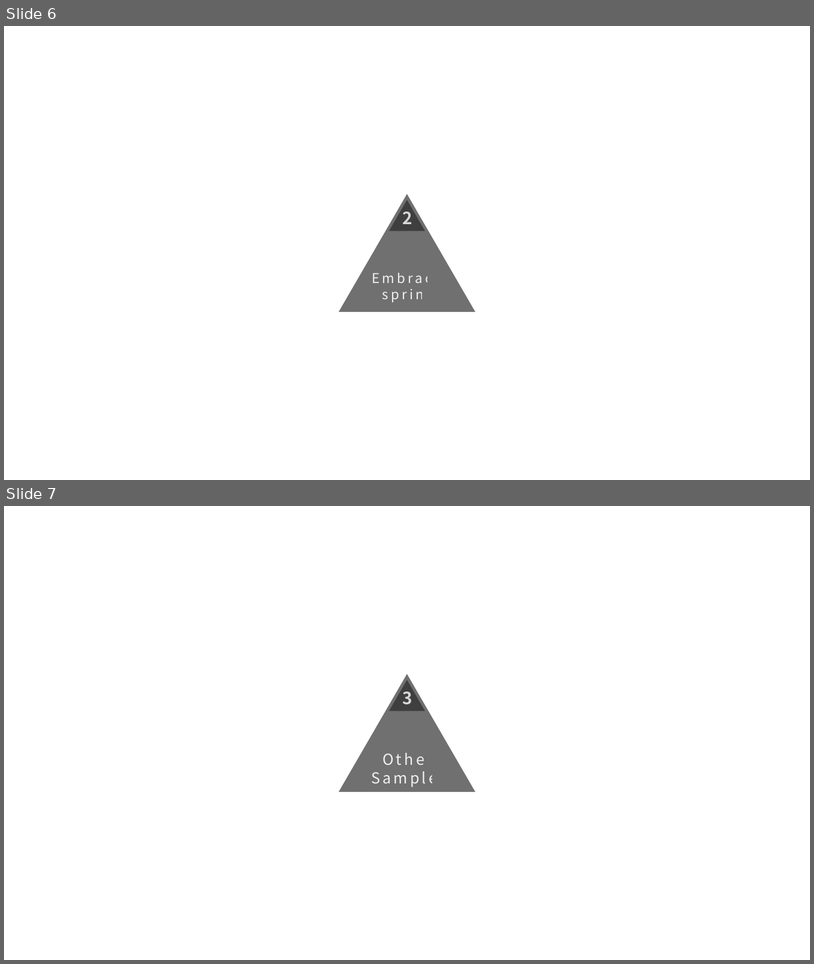
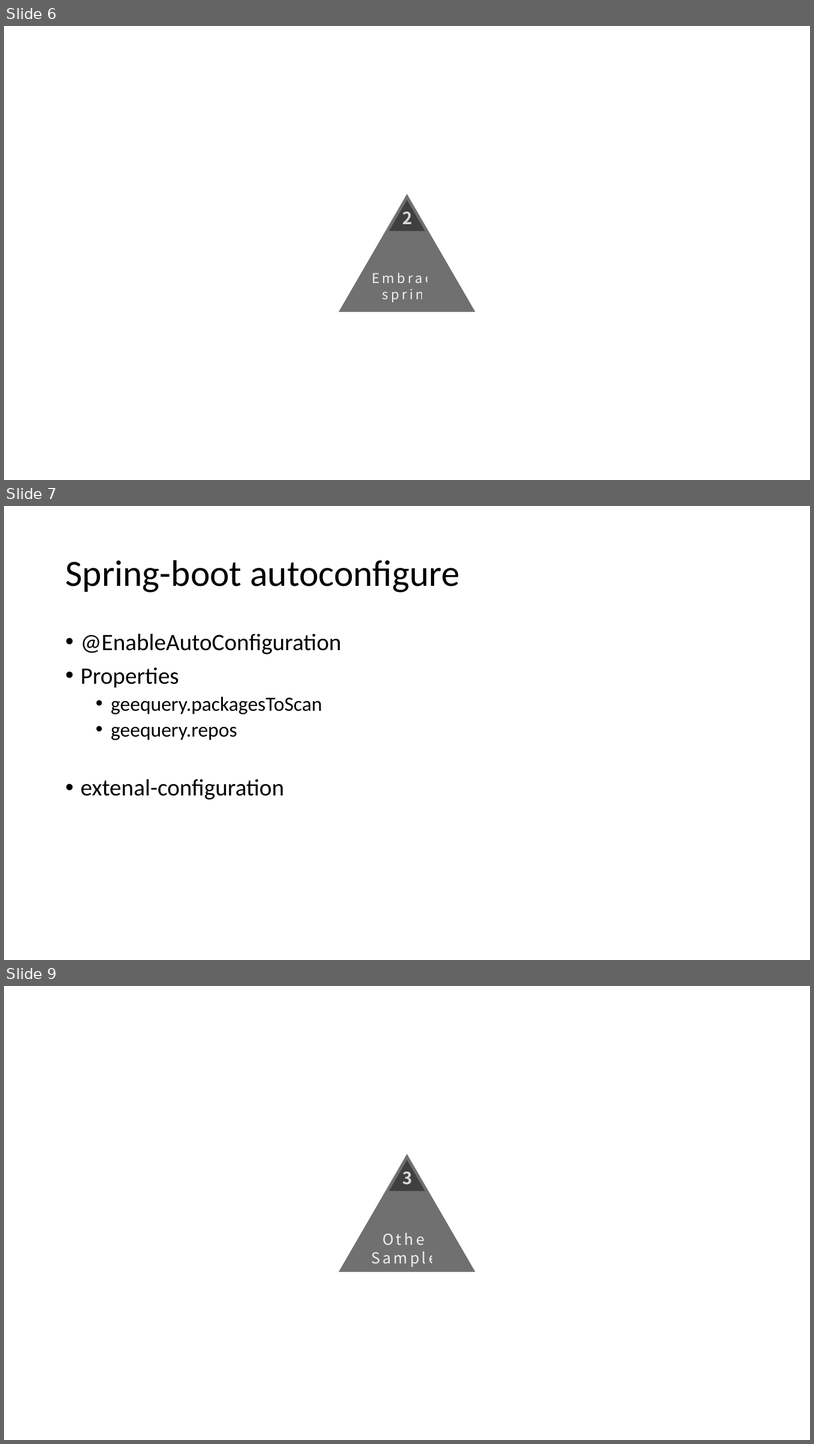
Before and after one commit to ichaolong/ef-orm, a slide deck: manual/Others/GQ 1.12.pptx. Shown one above the other, each under a label of ours: slides 6 and 7 before the commit, slides 6, 7 and 9 after it; the slides between them are not shown. The pictures are 814x964 and 814x1444 pixels, drawn with LibreOffice and Linux fonts; fonts in the diff are those of the drawing. Boxes give left, top, right and bottom in pixels: in the first picture for what was removed or moved away, otherwise in the second. Text is boxed around its words. In the diff, an @@ line names an element or a change of style, - is before the commit and + after.

```diff
--- a/manual/Others/GQ 1.12.pptx
+++ b/manual/Others/GQ 1.12.pptx
@@ slide 7 added at bbox=[4, 506, 810, 960], background #FFFFFF @@
@@ title added at bbox=[65, 560, 460, 592], 44 pt, text #000000 @@
+Spring-boot autoconfigure
@@ text added at bbox=[81, 633, 342, 799], 28 pt, text #000000 @@
+• @EnableAutoConfiguration
+• Properties
+  • geequery.packagesToScan
+  • geequery.repos
+• extenal-configuration
@@ what was slide 7 is now slide 9 @@
```
Also in this commit, not shown: 1 slide changed, 2 other slides added.
